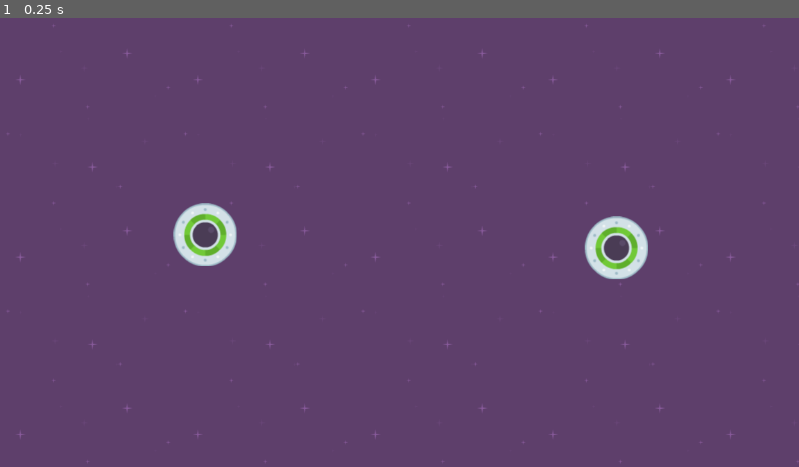
Above: before the commit, frame 1.
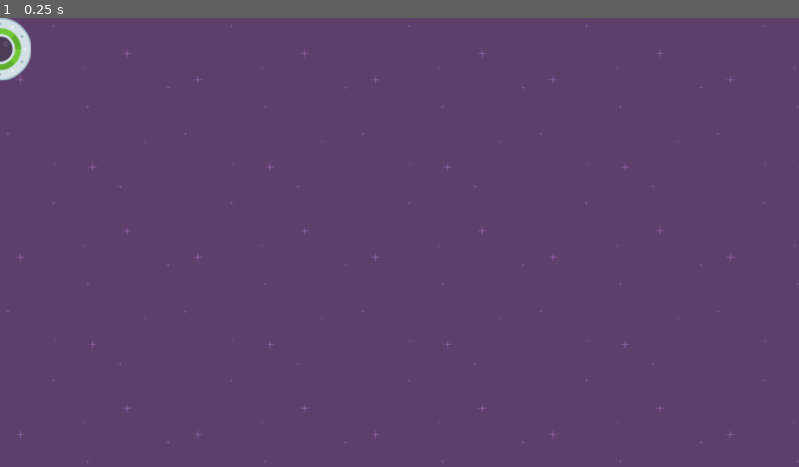
Above: after the commit, the same moment.

Repository: SchooWorkspace/udemy_godot_4_2d_course_practice
Game: Godot game, scene res://Scenes/level_1.tscn
The game is run twice, just before and just after one commit, with the same random seed, the same clock (stepped at 60 frames per second) and the same inputs.
Inputs:
- Up to frame 1 (0.25 s): no input

The runs differ from the first frame. In frame 1, 1.9% of the frame differs, in the area x 0-82%, y 0-59%.

Commit message:
lesson parent and child node

Diff:
--- a/speedy_saucer/Scenes/level_1.tscn
+++ b/speedy_saucer/Scenes/level_1.tscn
@@ -11,8 +11,6 @@
 texture = ExtResource("1_6ljhc")
 stretch_mode = 1
 
-[node name="Player" parent="." instance=ExtResource("2_y4rgs")]
-position = Vector2(296, 313)
+[node name="ParentPlayer" parent="." instance=ExtResource("2_y4rgs")]
 
-[node name="Player2" parent="." instance=ExtResource("2_y4rgs")]
-position = Vector2(889, 332)
+[node name="ChildPlayer" parent="ParentPlayer" instance=ExtResource("2_y4rgs")]
